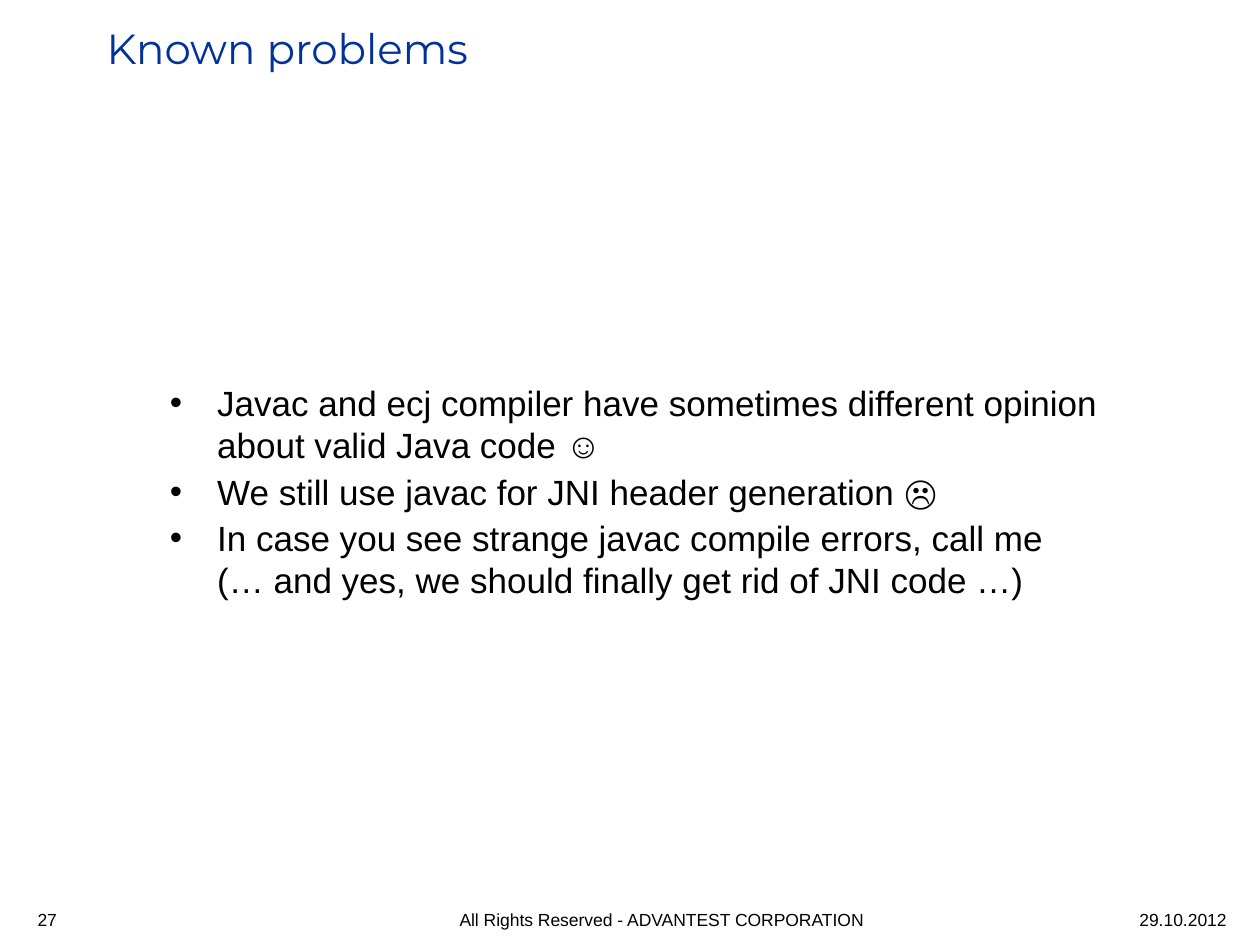
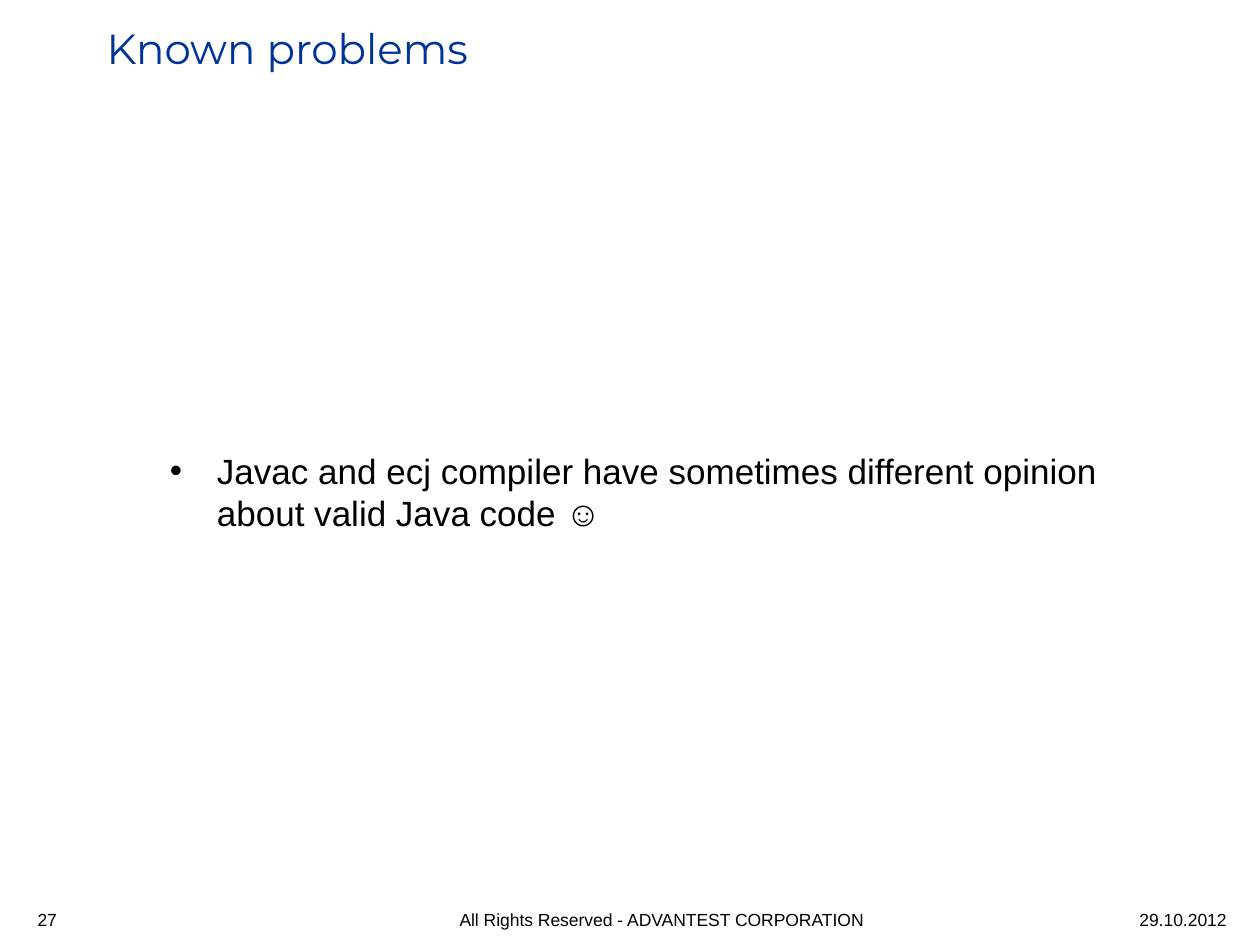
Before and after one commit to iloveeclipse/java7examples, a slide deck: slide 27 of doc/Java7_highlights.ppt. Drawn at 1260x945 pixels with LibreOffice and Linux fonts; fonts in the diff are those of the drawing; background and template pictures are left out. Boxes give left, top, right and bottom in pixels: in the first picture for what was removed or moved away, otherwise in the second. Text is boxed around its words. In the diff, an @@ line names an element or a change of style, - is before the commit and + after.

```diff
--- a/doc/Java7_highlights.ppt
+++ b/doc/Java7_highlights.ppt
@@ text "Javac and ecj compiler have ..." at box(217, 458, 1096, 527): indent changed @@
@@ text at box(217, 479, 1043, 600): paragraphs removed @@
-• We still use javac for JNI header generation ☹
-• In case you see strange javac compile errors, call me
-  (… and yes, we should finally get rid of JNI code …)
```
Also in this commit, not shown: 11 other slides changed, 1 other file.
